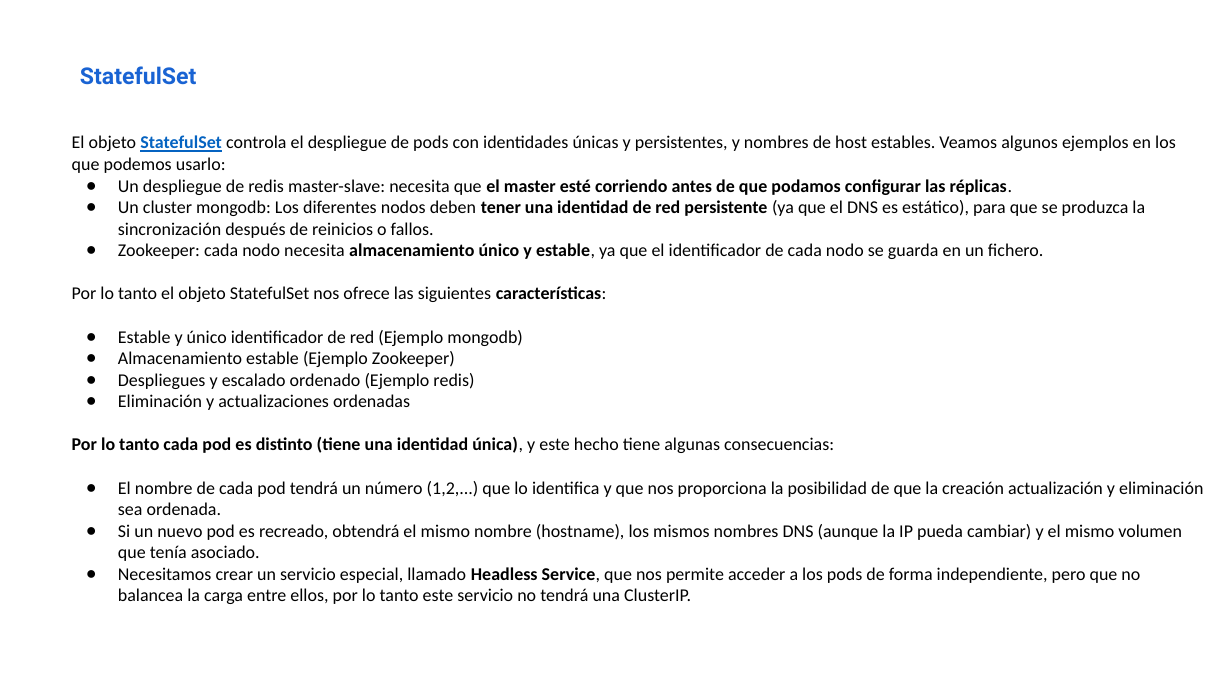
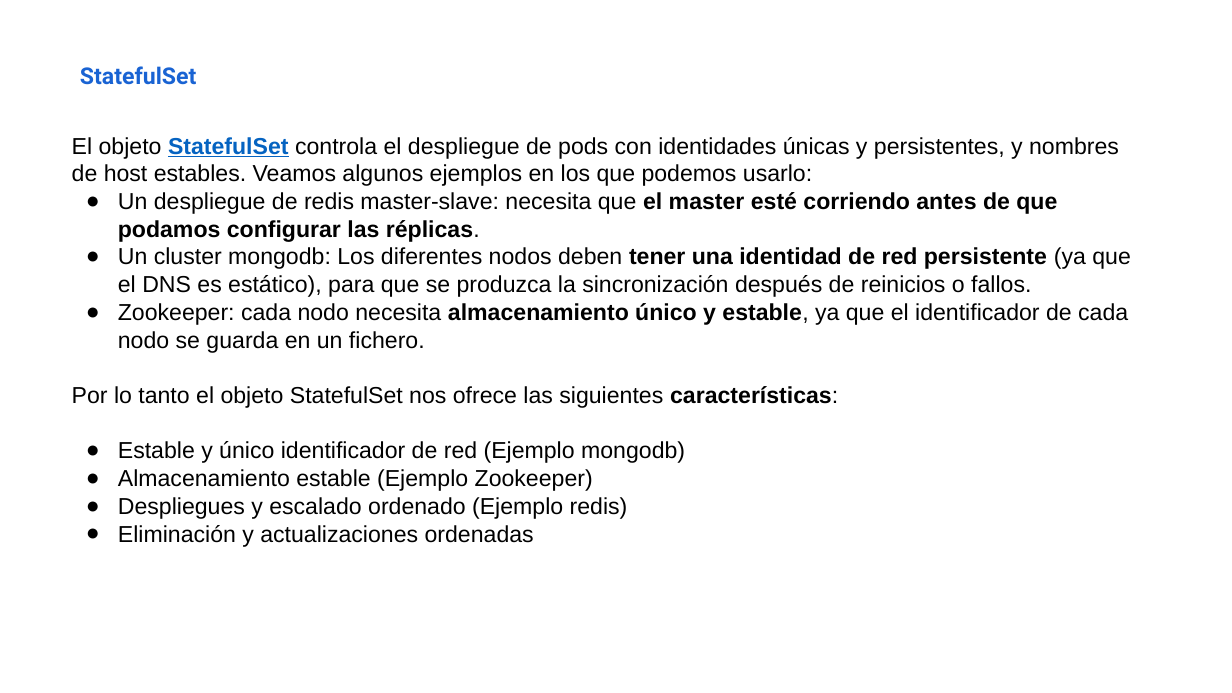
Before and after one commit to iesgn/kubernetes-storm, a slide deck: slide 6 of unidad3/presentacion_unidad3-3.odp (slide 7 before the commit). Drawn at 1232x693 pixels with LibreOffice and Linux fonts; fonts in the diff are those of the drawing. Boxes give left, top, right and bottom in pixels: in the first picture for what was removed or moved away, otherwise in the second. Text is boxed around its words. In the diff, an @@ line names an element or a change of style, - is before the commit and + after.

```diff
--- a/unidad3/presentacion_unidad3-3.odp
+++ b/unidad3/presentacion_unidad3-3.odp
@@ text "El objeto StatefulSet controla el ..." at box(72, 137, 1131, 547): size 14 to 18 pt, font Calibri to Arial @@
@@ text at box(72, 437, 1203, 604): paragraphs removed @@
-Por lo tanto cada pod es distinto (tiene una identidad única), y este hecho tiene algunas consecuencias:
-● El nombre de cada pod tendrá un número (1,2,...) que lo identifica y que nos proporciona la posibilidad de que la creación actualización y eliminación sea ordenada.
-● Si un nuevo pod es recreado, obtendrá el mismo nombre (hostname), los mismos nombres DNS (aunque la IP pueda cambiar) y el mismo volumen que tenía asociado.
-● Necesitamos crear un servicio especial, llamado Headless Service, que nos permite acceder a los pods de forma independiente, pero que no balancea la carga entre ellos, por lo tanto este servicio no tendrá una ClusterIP.
```
Also in this commit, not shown: 7 other slides changed, 3 slides added, 8 slides removed, 2 other files.
